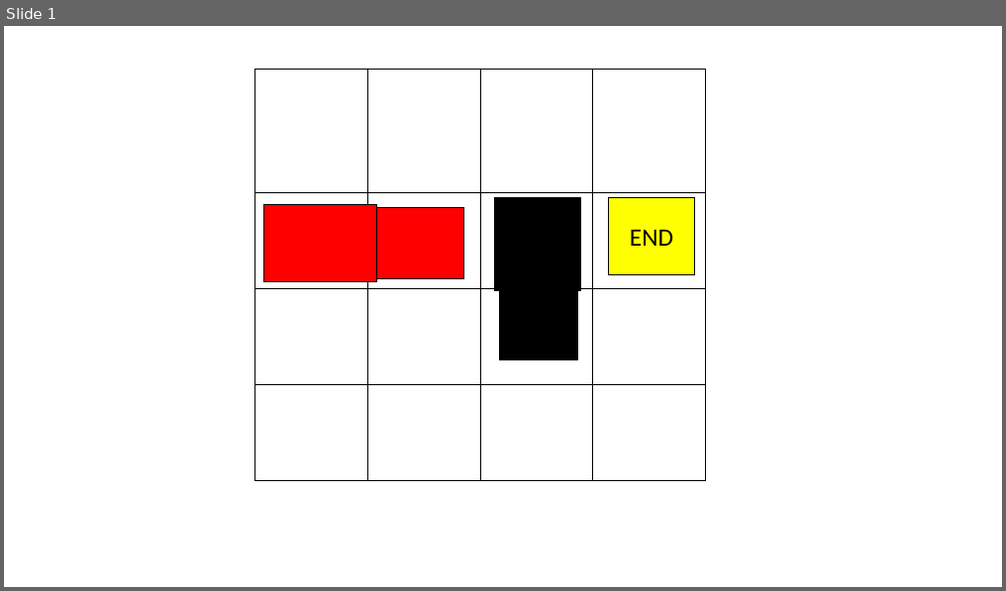
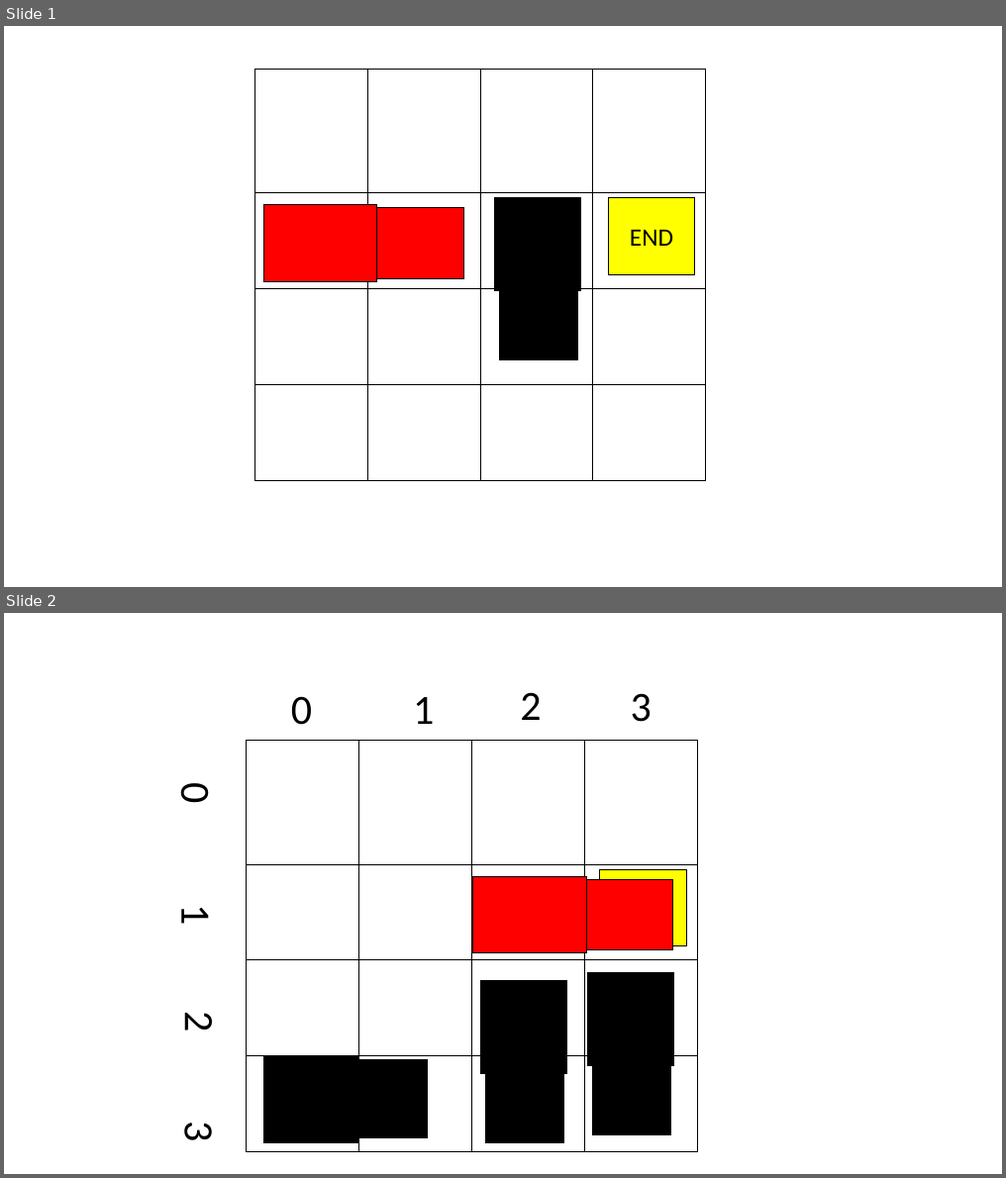
Before and after one commit to jakenieto/logic-final-project, a slide deck: modelGraphics/model1Graphic.pptx. Shown one above the other, each under a label of ours: slide 1 before the commit, slides 1 and 2 after it. The pictures are 1006x591 and 1006x1178 pixels, drawn with LibreOffice and Linux fonts; fonts in the diff are those of the drawing. Boxes give left, top, right and bottom in pixels: in the first picture for what was removed or moved away, otherwise in the second. Text is boxed around its words. In the diff, an @@ line names an element or a change of style, - is before the commit and + after.

```diff
--- a/modelGraphics/model1Graphic.pptx
+++ b/modelGraphics/model1Graphic.pptx
@@ slide 2 added at [4, 613, 1002, 1174], background #FFFFFF @@
@@ group added at [291, 692, 651, 725]: 4 texts @@
+0
+1
+2
+3
@@ table added at [247, 741, 699, 1153], 4 rows, 4 columns @@
+ |  |  | 
+ |  |  | 
+ |  |  | 
+ |  |  | 
@@ rectangle added at [473, 876, 587, 954], fill #FF0000, outline #000000 1 pt @@
@@ rectangle added at [587, 879, 674, 951], fill #FF0000, outline #000000 1 pt @@
@@ rectangle added at [600, 869, 687, 947], fill #FFFF00, outline #000000 1 pt @@
@@ rectangle added at [480, 980, 567, 1074], fill #000000, outline #000000 1 pt @@
@@ rectangle added at [587, 972, 674, 1065], fill #000000, outline #000000 1 pt @@
@@ rectangle added at [264, 1058, 357, 1145], fill #000000, outline #000000 1 pt @@
@@ rectangle added at [357, 1060, 428, 1138], fill #000000, outline #000000 1 pt @@
@@ rectangle added at [486, 1074, 564, 1144], fill #000000, outline #000000 1 pt @@
@@ rectangle added at [593, 1065, 671, 1136], fill #000000, outline #000000 1 pt @@
@@ group added at [170, 784, 225, 1141]: 4 texts @@
+0
+1
+2
+3
```
Also in this commit, not shown: 3 other files.
